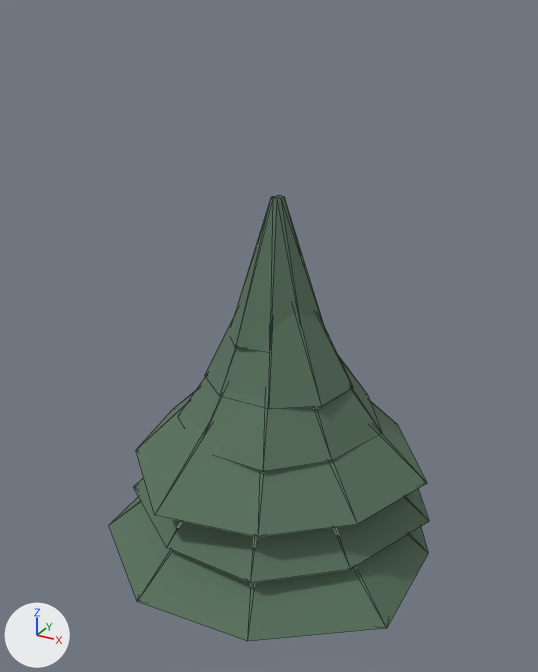
The glTF model assets/models/pine.glb as it was, and as the next commit left it.
Rendered twice from a 50 mm camera at (3.37, -6.3, 5.98) aimed at (-0.11, 0.02, 2.82). The axes (+X, +Y, +Z) are drawn at lower left. The lights are the same throughout. The first picture is the older version. Mesh edges are drawn as thin lines. Vertices at exactly the same position are counted once.

Names of what the first picture shows: 'pine_leaf'.
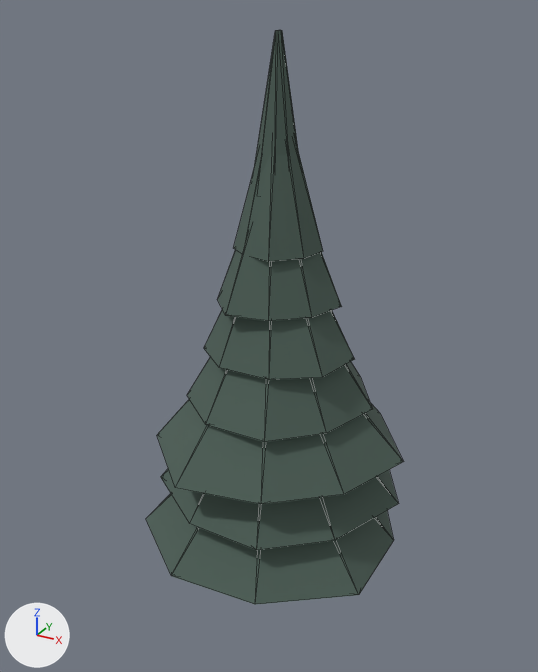
Scene script edits in JSON lines:
```json
{"op": "set", "path": "mat_leaf.base_color", "old": "(0.1, 0.17, 0.11)", "new": "(0.07, 0.11, 0.09)", "note": "greyish green #59735d -> greyish green #4b5d55"}
{"block": "me_pine_leaf", "where": "# used by ob_pine_leaf; location = (0.0, 0.0, 0.0)"}
{"op": "remove", "block": "me_pine_leaf", "code": "me_pine_leaf.from_pydata(...)  # 108 vertices, 192 faces; spans x -1.81..1.72, y -1.79..1.97, z 0.44..4.32"}
{"op": "add", "block": "me_pine_leaf", "code": "me_pine_leaf.from_pydata(...)  # 144 vertices, 256 faces; spans x -1.41..1.4, y -1.39..1.53, z 0.53..5.81"}
{"block": "me_pine_leaf", "change": "me_pine_leaf part 1: the loose piece of 18 vertices spanning x -1.81..1.72, y -1.79..1.97, z 0.44..1.87 is scaled about its middle by (0.778, 0.778, 1.01), then moved by (0.01, -0.02, 0.09)"}
{"block": "me_pine_leaf", "change": "me_pine_leaf part 2: the loose piece of 18 vertices spanning x -1.48..1.71, y -1.46..1.57, z 0.93..2.36 is scaled about its middle by (0.804, 0.804, 1.01), then moved by (-0.02, -0.01, 0.15)"}
{"block": "me_pine_leaf", "change": "me_pine_leaf part 3: the loose piece of 18 vertices spanning x -1.61..1.66, y -1.57..1.47, z 1.42..2.85 is scaled about its middle by (0.842, 0.842, 1.01), then moved by (0.0, 0.01, 0.21)"}
{"block": "me_pine_leaf", "change": "me_pine_leaf part 4: the loose piece of 18 vertices spanning x -1.1..1.15, y -1.03..1.05, z 1.91..3.34 is scaled about its middle by (0.9, 0.9, 1.01), then moved by (0.0, 0.0, 0.27)"}
{"block": "me_pine_leaf", "change": "me_pine_leaf part 5: the loose piece of 18 vertices spanning x -0.77..0.82, y -0.7..0.79, z 2.4..3.83 is moved by (0.0, 0.0, 0.33)"}
{"block": "me_pine_leaf", "change": "me_pine_leaf part 6: the loose piece of 18 vertices spanning x -0.56..0.54, y -0.54..0.57, z 2.89..4.32 is scaled about its middle by (1.21, 1.21, 1.01), then moved by (0.0, 0.0, 0.39)"}
{"block": "me_pine_leaf", "change": "me_pine_leaf part 7: a new loose piece of 18 vertices spanning x -0.42..0.46, y -0.46..0.44, z 3.82..5.26, in mat_leaf (greyish green #4b5d55)"}
{"block": "me_pine_leaf", "change": "me_pine_leaf part 8: a new loose piece of 18 vertices spanning x -0.25..0.26, y -0.25..0.23, z 4.37..5.81, in mat_leaf (greyish green #4b5d55)"}
```

Boxes [x1, y1, x2, y2] around the edits, measured in the pictures (538 x 672 px; the box of a moved part takes in the faces that stretch with it):
```json
{"object": "pine_leaf", "change": "recoloured, reshaped", "before": [109, 196, 429, 642], "after": [146, 30, 403, 605], "on screen": "20% narrower, 29% taller"}
{"part": 1, "of": "me_pine_leaf", "change": "moved or reshaped", "before": [109, 497, 428, 642], "after": [146, 494, 394, 605]}
{"part": 2, "of": "me_pine_leaf", "change": "moved or reshaped", "before": [134, 478, 429, 583], "after": [161, 469, 399, 550]}
{"part": 3, "of": "me_pine_leaf", "change": "moved or reshaped", "before": [136, 390, 427, 537], "after": [157, 399, 403, 504]}
{"part": 4, "of": "me_pine_leaf", "change": "moved or reshaped", "before": [179, 355, 382, 472], "after": [187, 357, 373, 442]}
{"part": 5, "of": "me_pine_leaf", "change": "moved or reshaped", "before": [205, 313, 353, 409], "after": [204, 310, 354, 380]}
{"part": 6, "of": "me_pine_leaf", "change": "moved or reshaped", "before": [232, 196, 325, 351], "after": [217, 234, 342, 321]}
{"part": 7, "of": "me_pine_leaf", "change": "added", "after": [234, 150, 323, 261]}
{"part": 8, "of": "me_pine_leaf", "change": "added", "after": [254, 30, 298, 178]}
```
